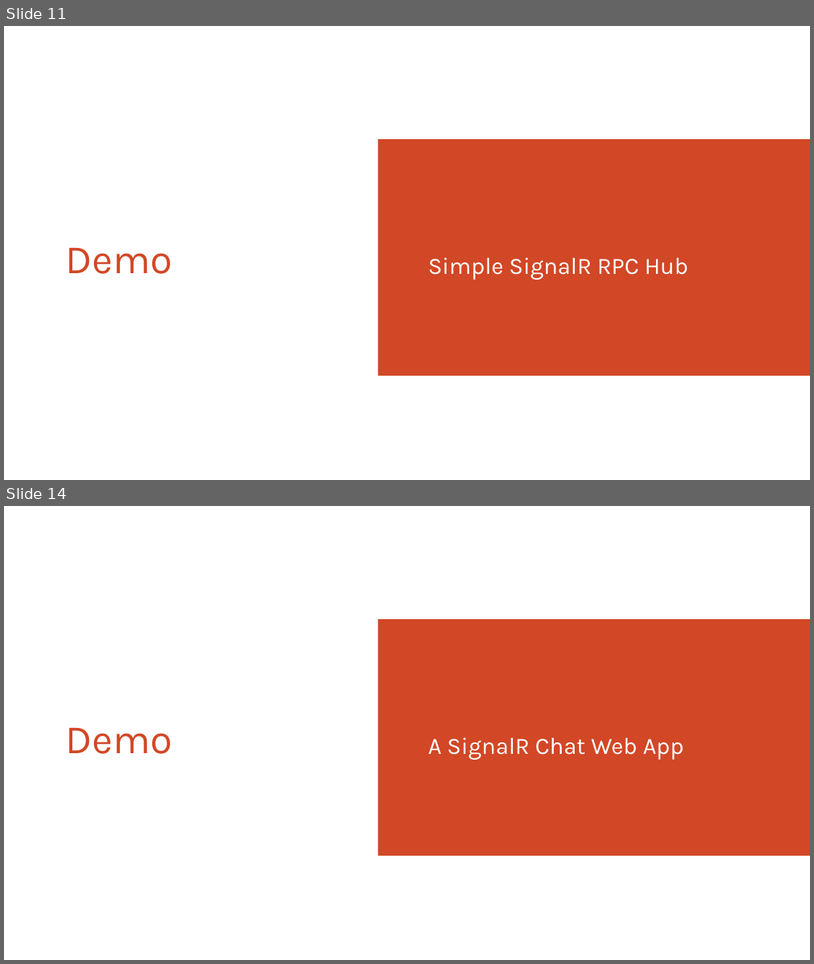
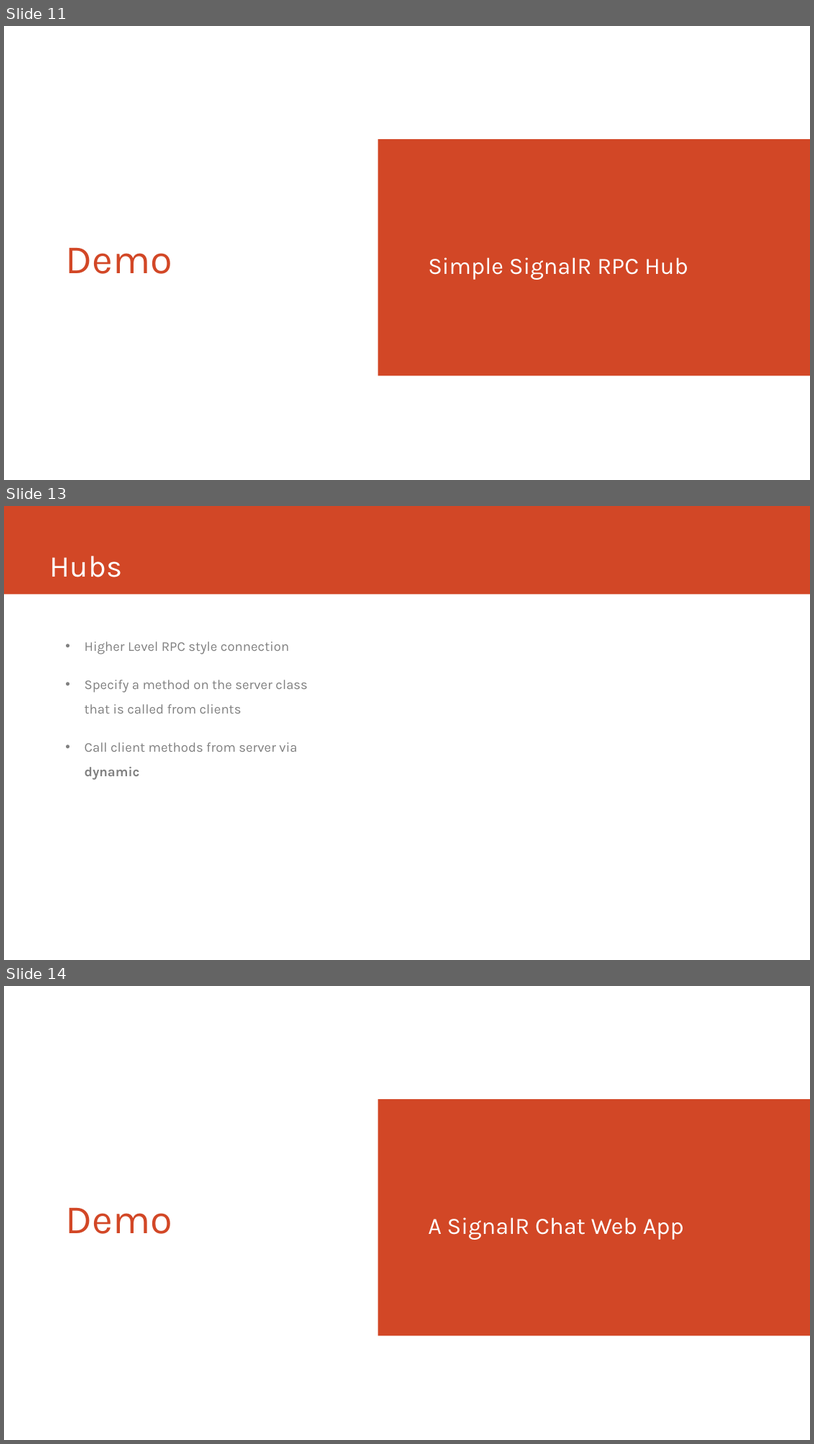
Before and after one commit to PeteGoo/Presentations.SignalR, a slide deck: SignalR.pptx. Shown one above the other, each under a label of ours: slides 11 and 14 before the commit, slides 11, 13 and 14 after it; the slides between them are not shown. The pictures are 814x964 and 814x1444 pixels, drawn with LibreOffice and Linux fonts; fonts in the diff are those of the drawing. Boxes give left, top, right and bottom in pixels: in the first picture for what was removed or moved away, otherwise in the second. Text is boxed around its words. In the diff, an @@ line names an element or a change of style, - is before the commit and + after.

```diff
--- a/SignalR.pptx
+++ b/SignalR.pptx
@@ slide 13 added at (4,506,810,960), background #FFFFFF @@
@@ rectangle added at (4,506,810,595), fill #D24726 @@
@@ title added at (50,556,122,577), 36 pt, text #FFFFFF @@
+Hubs
@@ text added at (85,641,308,780), 16 pt, text #808080 @@
+• Higher Level RPC style connection
+• Specify a method on the server class that is called from clients
+• Call client methods from server via dynamic
```
Also in this commit, not shown: 1 slide changed, 1 other slide added, 1 slide removed, 3 other files.
